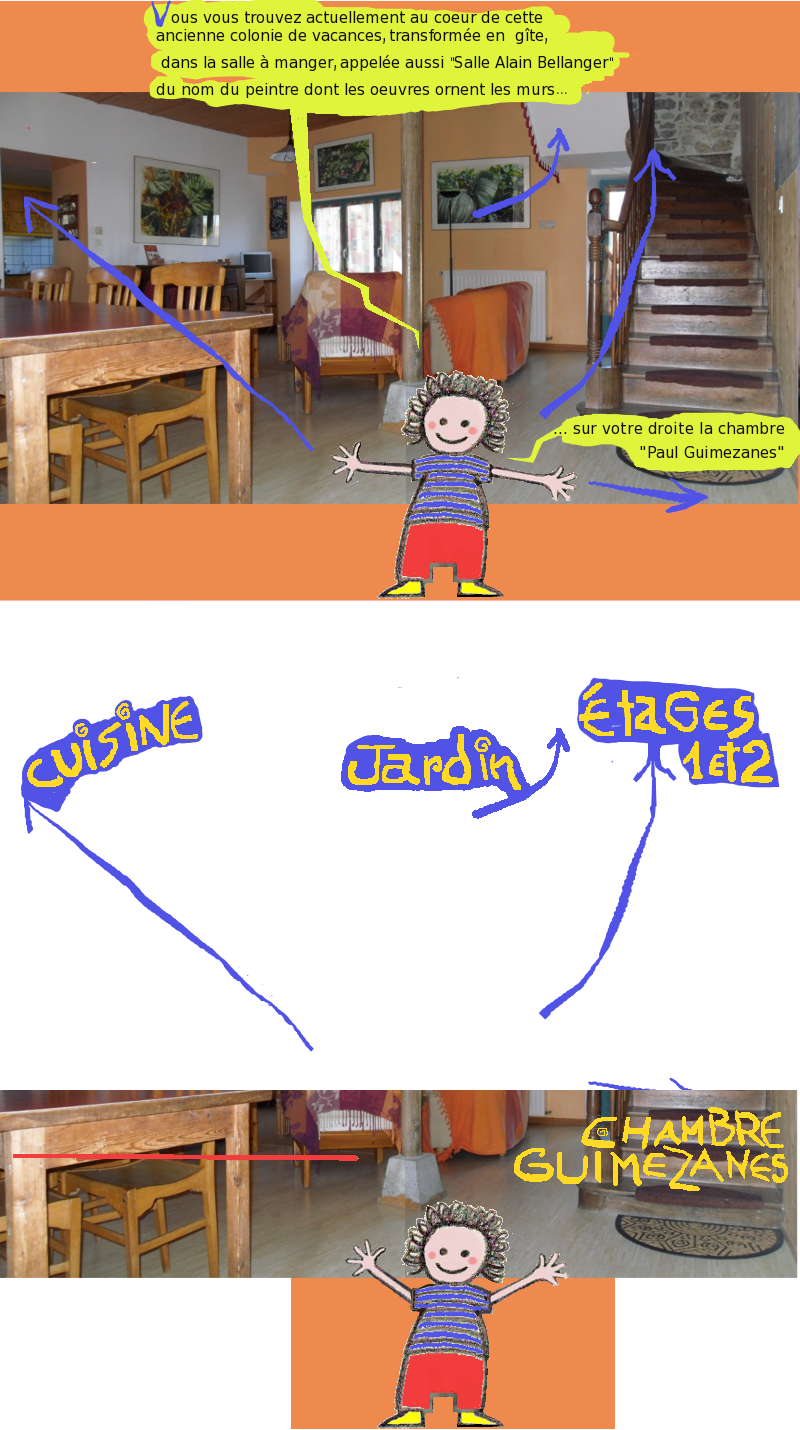
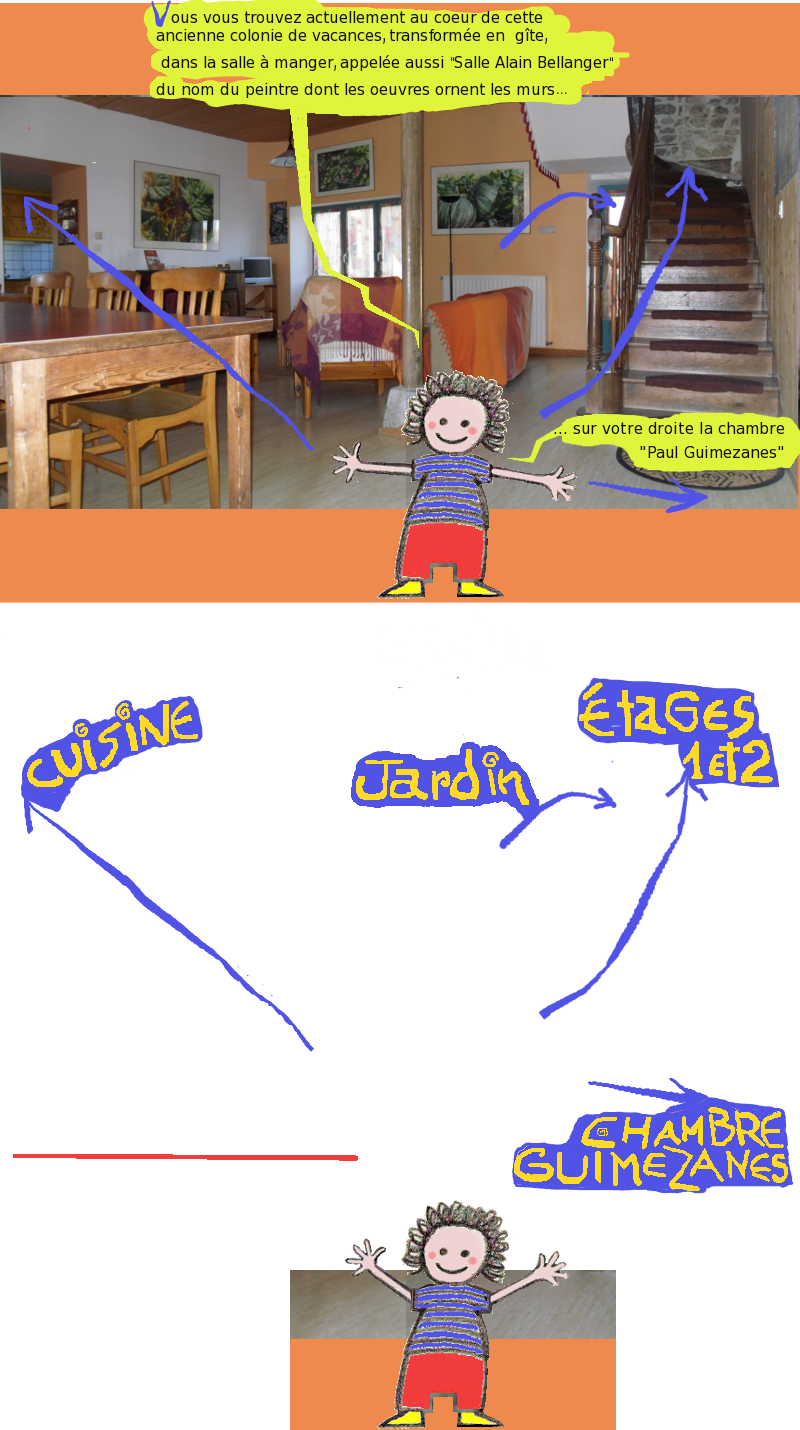
The second 800px x 1430px image is a revision of the first. Changes to its layers:
renamed "Nouveau calque#1" to "flèches en haut", painted on it over [5, 1, 711, 509]
removed layer "Presse-papiers" over [0, 92, 799, 504]
painted on "Arrière-plan" over [0, 1, 800, 603]
renamed "Nouveau calque#4" to "texte en bas", painted on it over [27, 677, 789, 1191]
renamed "Nouveau calque#5" to "fond bonhomme en bas", painted on it over [0, 1090, 798, 1430]
renamed "Nouveau calque#2" to "fléches et bulles en bas", painted on it over [5, 600, 794, 1194]
